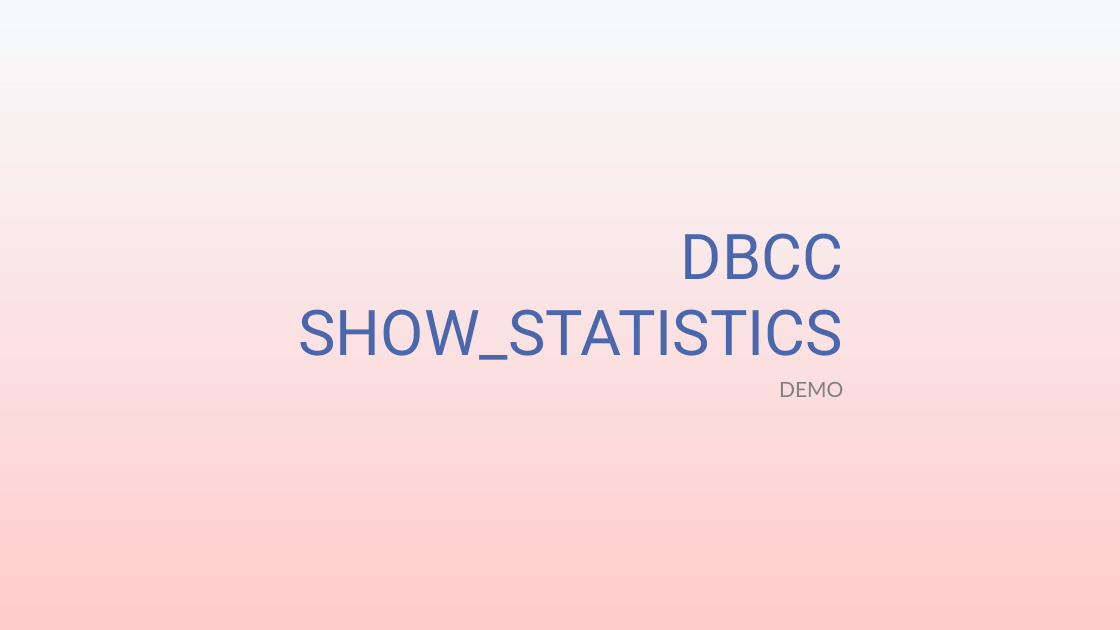
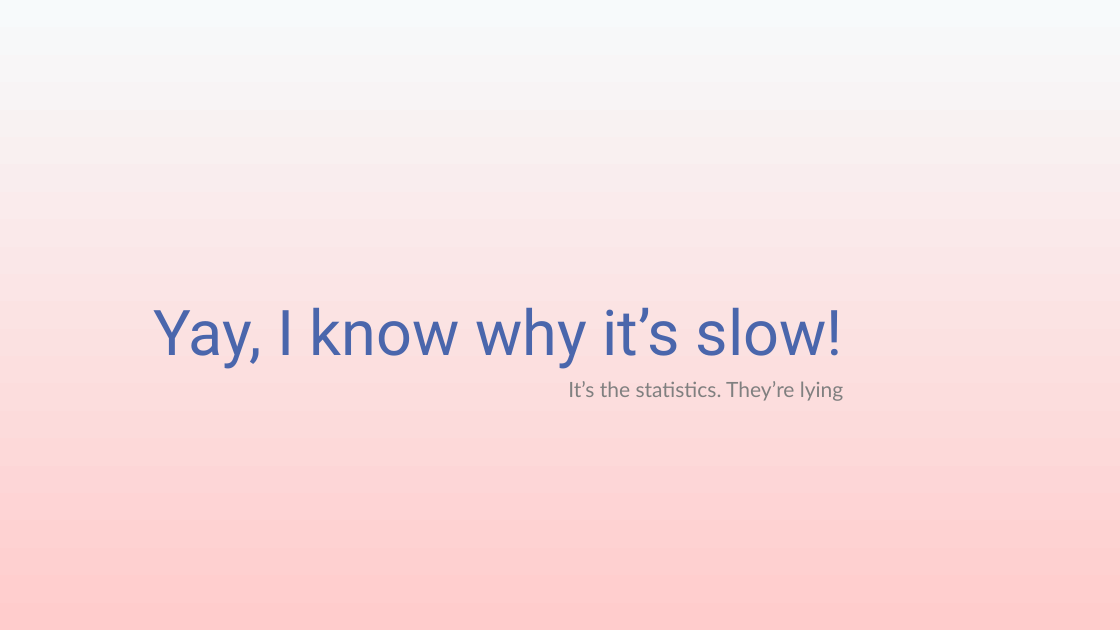
Before and after one commit to transmokopter/Presentations, a slide deck: slide 10 of Statistics an unreliable friend/SQL Saturday 971 Oslo - Statistics an unreliable friend/Statistics_An_Unreliable_Friend_Transmokopter.pptx. Drawn at 1120x630 pixels with LibreOffice and Linux fonts; fonts in the diff are those of the drawing; background and template pictures are left out. Boxes give left, top, right and bottom in pixels: in the first picture for what was removed or moved away, otherwise in the second. Text is boxed around its words. In the diff, an @@ line names an element or a change of style, - is before the commit and + after.

```diff
--- a/Statistics an unreliable friend/SQL Saturday 971 Oslo - Statistics an unreliable friend/Statistics_An_Unreliable_Friend_Transmokopter.pptx
+++ b/Statistics an unreliable friend/SQL Saturday 971 Oslo - Statistics an unreliable friend/Statistics_An_Unreliable_Friend_Transmokopter.pptx
@@ title at bbox=[153, 307, 843, 369]: text changed @@
-DBCC SHOW_STATISTICS
+Yay, I know why it’s slow!
@@ subtitle at bbox=[568, 381, 843, 401]: text changed @@
-DEMO
+It’s the statistics. They’re lying
```
Also in this commit, not shown: 4 other slides changed, 4 slides added, 2 slides removed.
